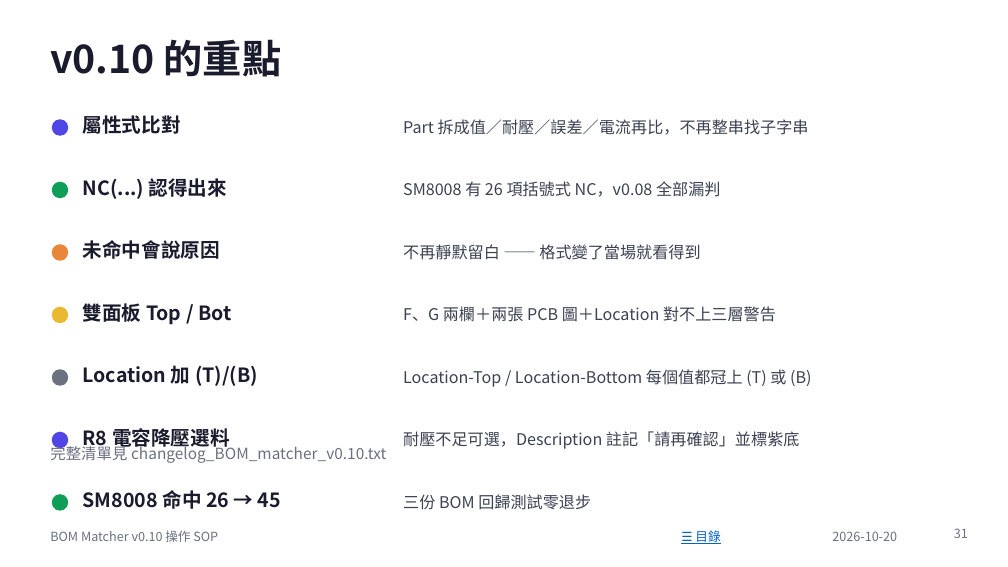
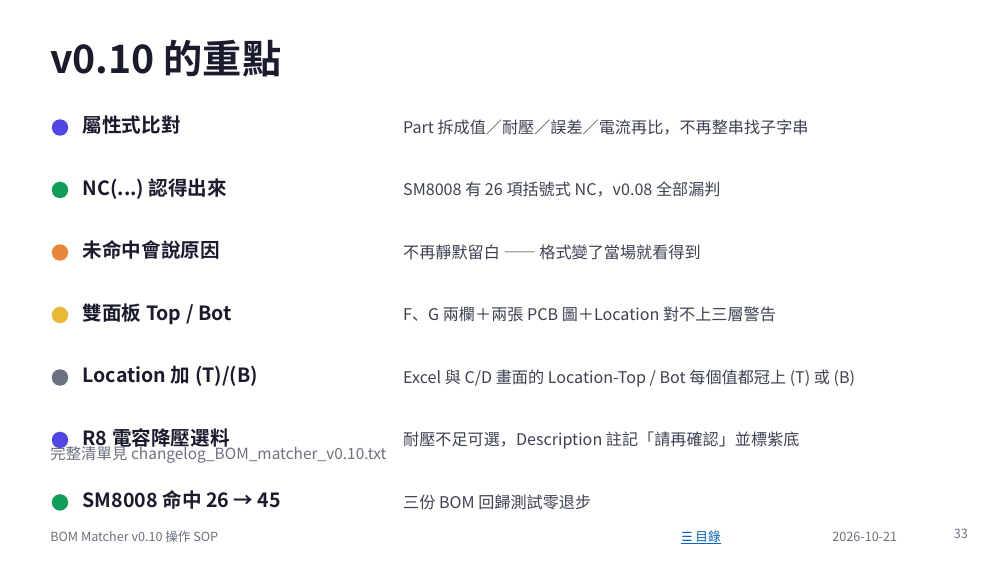
Before and after one commit to jenhochen/AI_BOM, a slide deck: slide 33 of docs/BOM_Matcher_v0.10_操作SOP.pptx (slide 31 before the commit). Drawn at 1008x567 pixels with LibreOffice and Linux fonts; fonts in the diff are those of the drawing. Boxes give left, top, right and bottom in pixels: in the first picture for what was removed or moved away, otherwise in the second. Text is boxed around its words. In the diff, an @@ line names an element or a change of style, - is before the commit and + after.

```diff
--- a/docs/BOM_Matcher_v0.10_操作SOP.pptx
+++ b/docs/BOM_Matcher_v0.10_操作SOP.pptx
@@ text at box(403, 369, 855, 387): text changed @@
-Location-Top / Location-Bottom 每個值都冠上 (T) 或 (B)
+Excel 與 C/D 畫面的 Location-Top / Bot 每個值都冠上 (T) 或 (B)
@@ text at box(832, 531, 897, 541): text changed @@
-2026-10-20
+2026-10-21
@@ page number at box(954, 528, 968, 538): text changed @@
-31
+33
```
Also in this commit, not shown: 22 other slides changed, 2 slides added, 21 other files.
